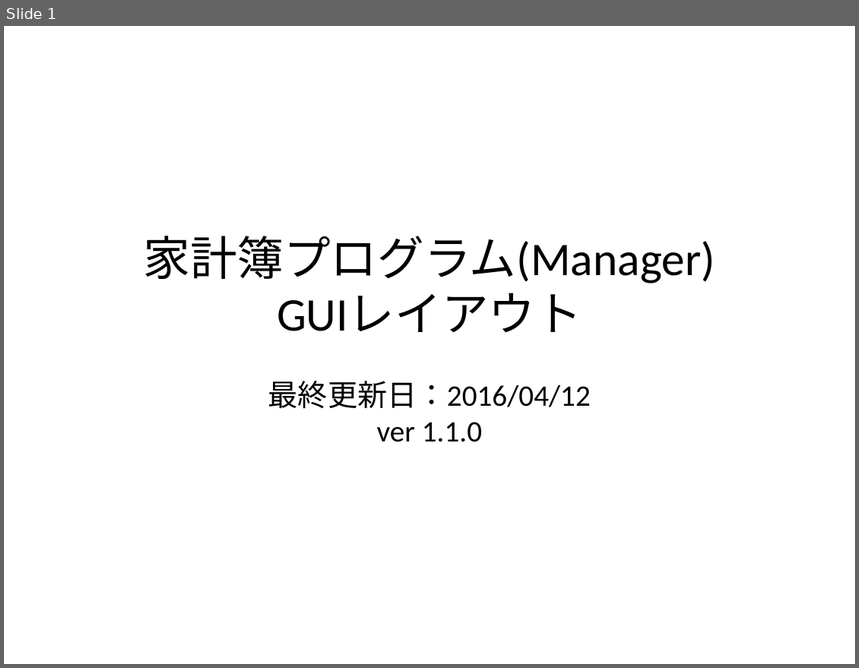
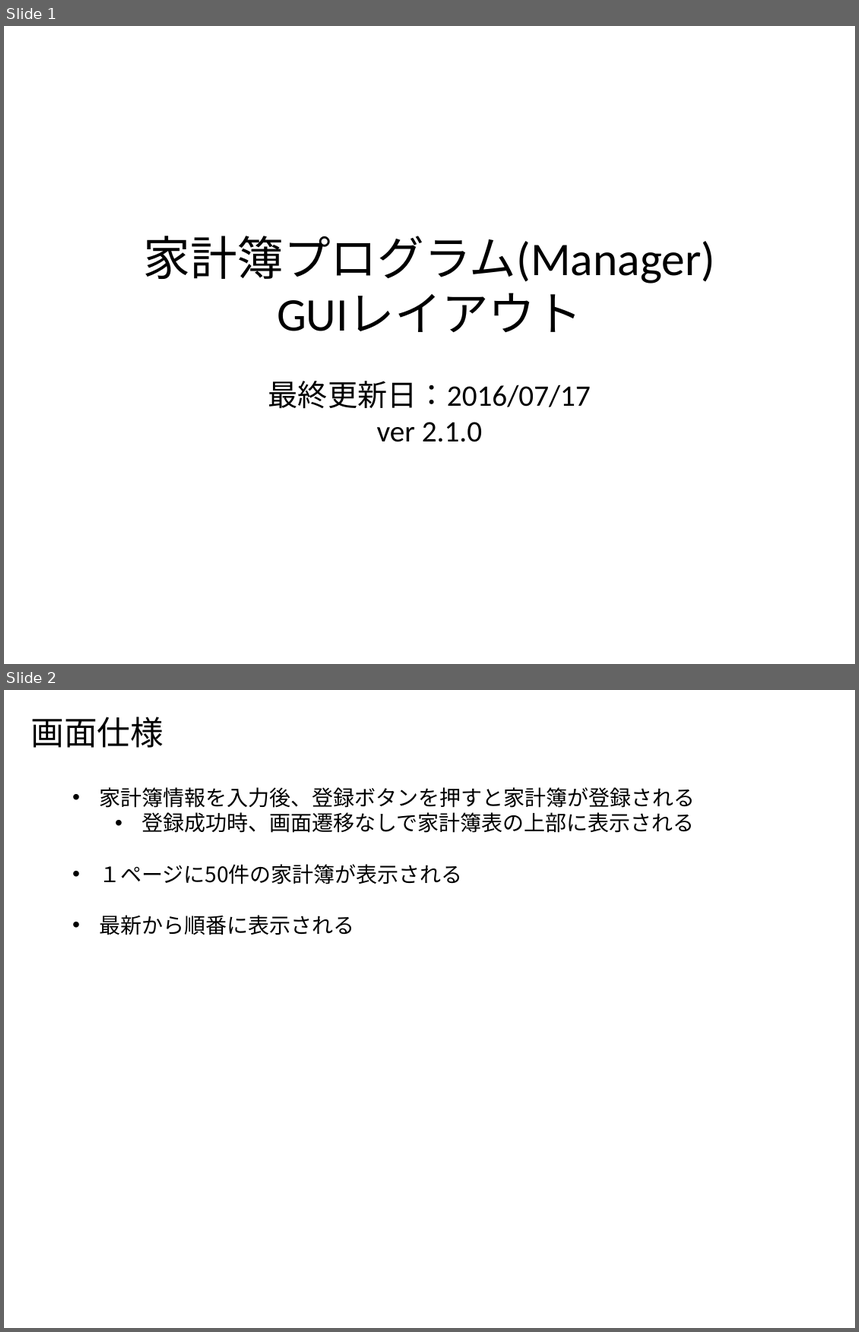
Before and after one commit to Leonis0813/chort, a slide deck: algieba/interface/ui.pptx. Shown one above the other, each under a label of ours: slide 1 before the commit, slides 1 and 2 after it. The pictures are 859x668 and 859x1332 pixels, drawn with LibreOffice and Linux fonts; fonts in the diff are those of the drawing. Boxes give left, top, right and bottom in pixels: in the first picture for what was removed or moved away, otherwise in the second. Text is boxed around its words. In the diff, an @@ line names an element or a change of style, - is before the commit and + after.

```diff
--- a/algieba/interface/ui.pptx
+++ b/algieba/interface/ui.pptx
@@ slide 2 added at box(4, 690, 855, 1328), background #FFFFFF @@
@@ text added at box(31, 717, 164, 748), 28 pt, text #000000 @@
+画面仕様
@@ text added at box(99, 787, 695, 935), 18 pt, text #000000 @@
+• 家計簿情報を入力後、登録ボタンを押すと家計簿が登録される
+  • 登録成功時、画面遷移なしで家計簿表の上部に表示される
+• １ページに50件の家計簿が表示される
+• 最新から順番に表示される
@@ slide 1 changed as well @@
@@ title at box(144, 236, 716, 442): text changed @@
-家計簿プログラム(Manager)
-GUIレイアウト
-最終更新日：2016/04/12
-ver 1.1.0
+家計簿プログラム(Manager)
+GUIレイアウト
+最終更新日：2016/07/17
+ver 2.1.0
```
Also in this commit, not shown: 1 other slide changed, 33 other files.
